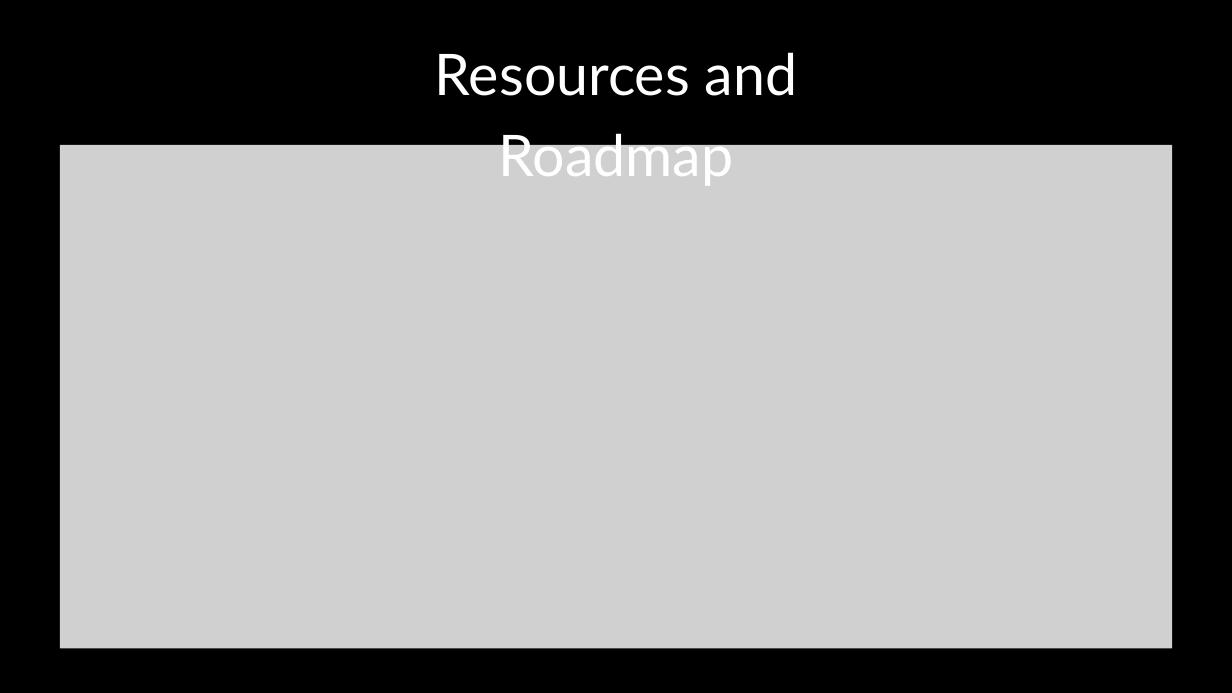
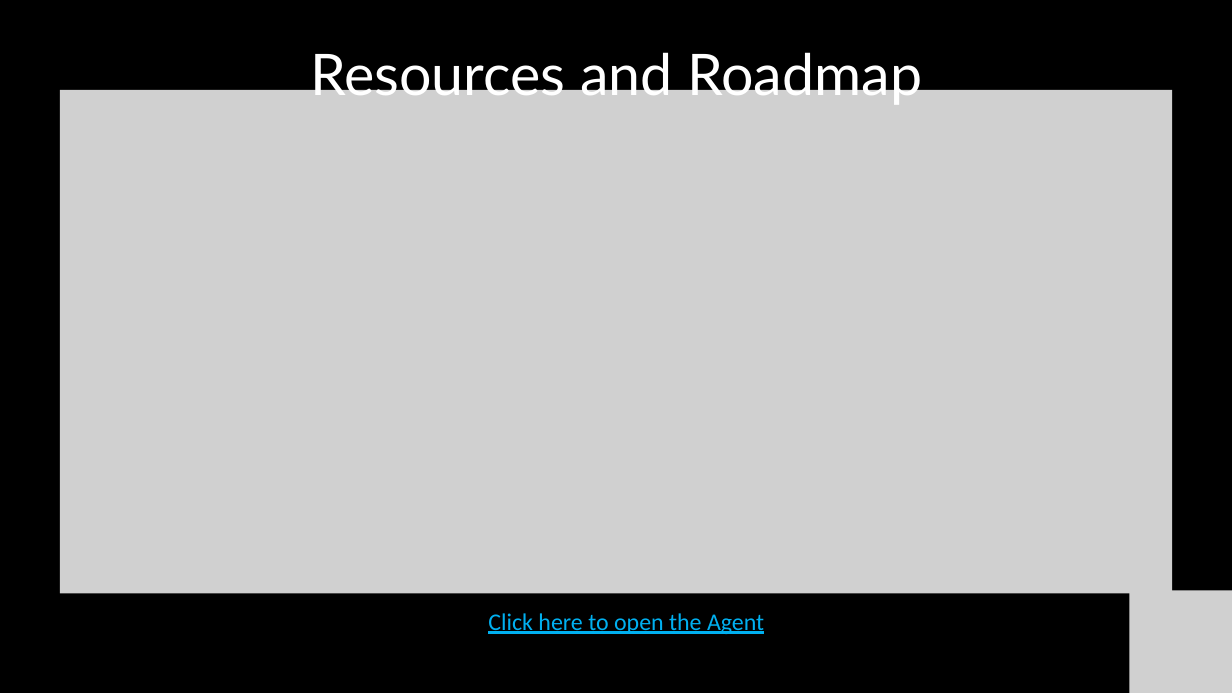
Before and after one commit to Kartik1446/Orient, a slide deck: slide 6 of other_files/SDG 4 QUALITY EDUCATION.pptx. Drawn at 1232x693 pixels with LibreOffice and Linux fonts; fonts in the diff are those of the drawing; grey boxes stand for pictures. Boxes give left, top, right and bottom in pixels: in the first picture for what was removed or moved away, otherwise in the second. Text is boxed around its words. In the diff, an @@ line names an element or a change of style, - is before the commit and + after.

```diff
--- a/other_files/SDG 4 QUALITY EDUCATION.pptx
+++ b/other_files/SDG 4 QUALITY EDUCATION.pptx
@@ text "Resources and Roadmap" rewrapped from [435, 52, 798, 185] to [310, 52, 922, 106] @@
@@ picture: place and size @@
-picture at [60, 145, 1172, 648]
+picture at [60, 90, 1172, 593]
@@ picture added at [1129, 590, 1232, 693] @@
@@ text added at [488, 613, 764, 634], 28 pt, text #00B0F0, underline @@
+Click here to open the Agent
```
Also in this commit, not shown: 3 other slides changed, 1 slide added, 1 slide removed.
